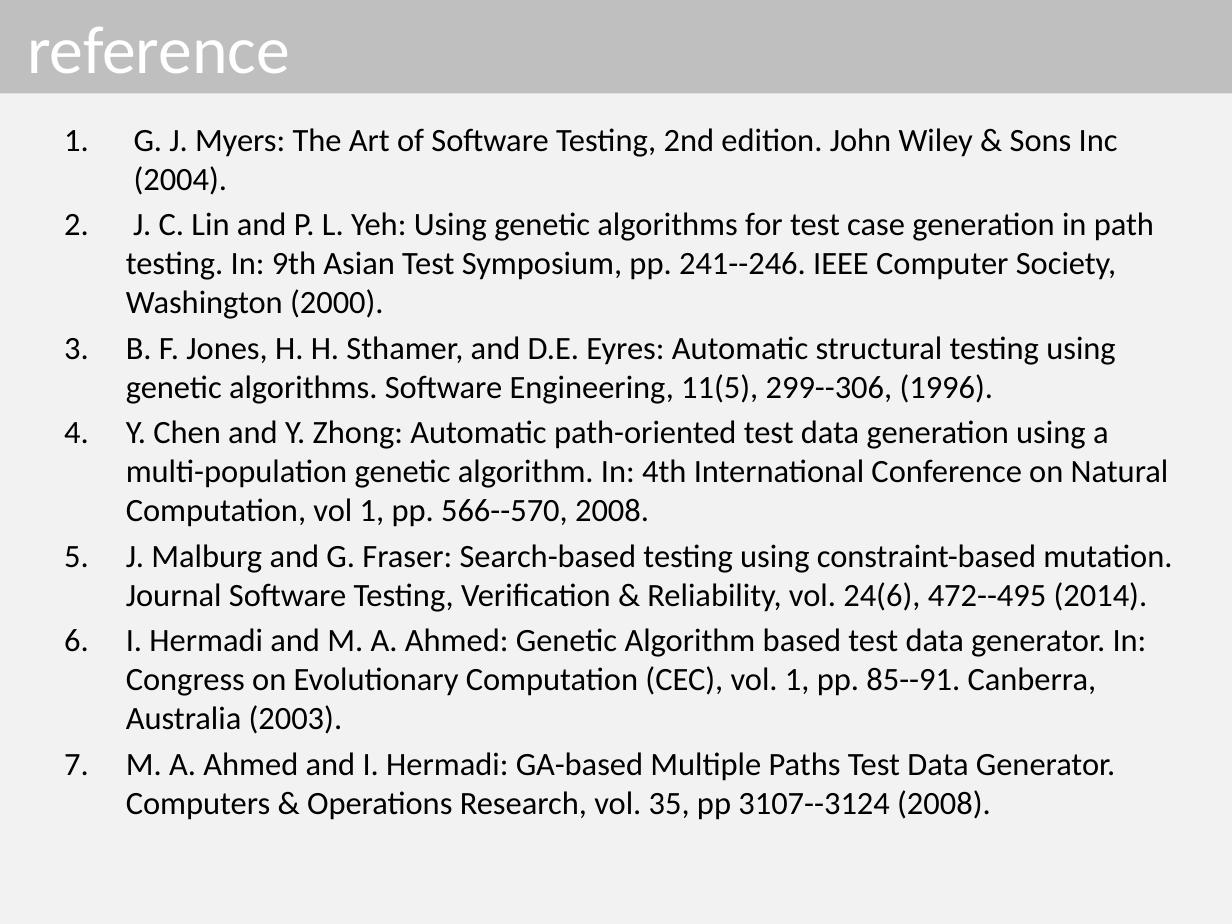
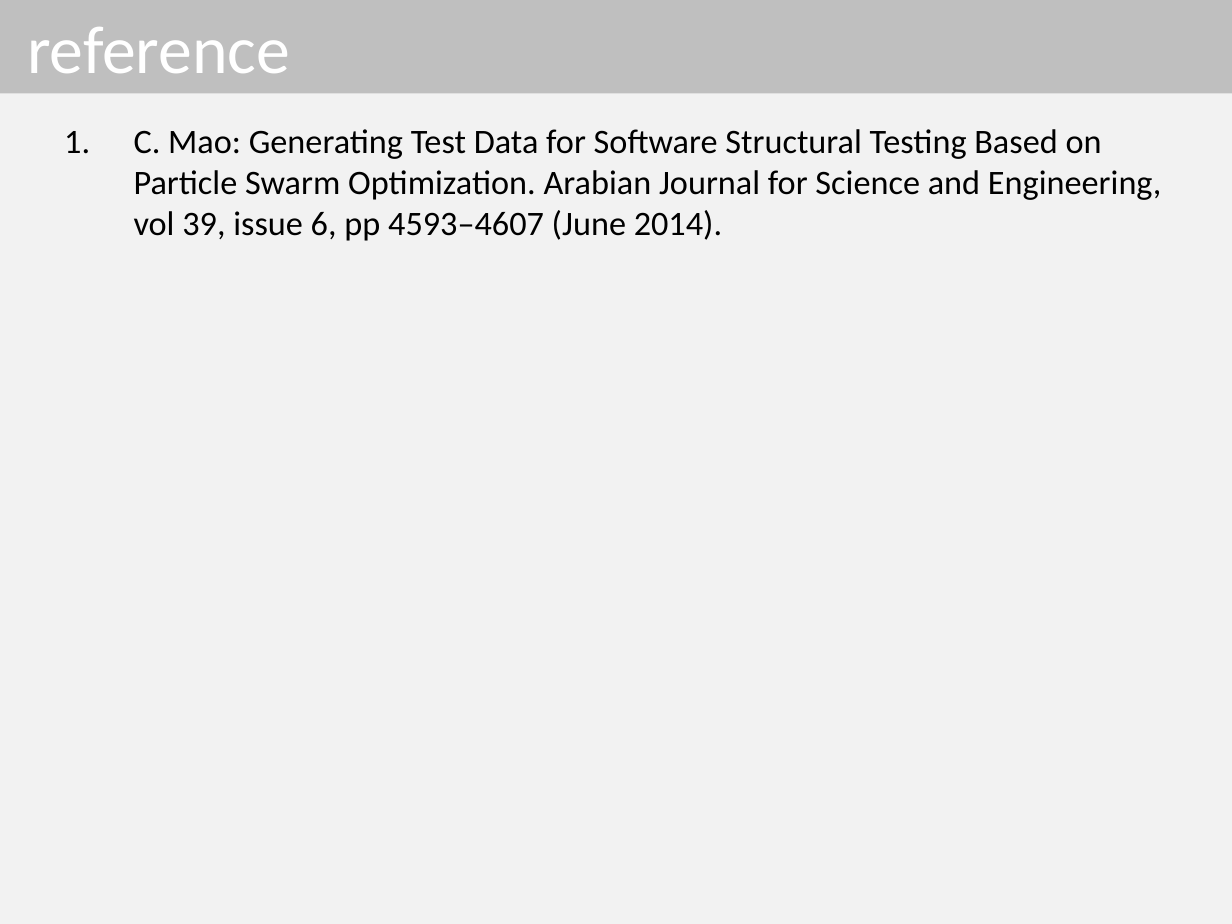
Before and after one commit to dinhngocthi/GAsource, a slide deck: slide 26 of CFT4CUnitSrc/src/report/PPSO_Presentation.pptx (slide 28 before the commit). Drawn at 1232x924 pixels with LibreOffice and Linux fonts; fonts in the diff are those of the drawing. Boxes give left, top, right and bottom in pixels: in the first picture for what was removed or moved away, otherwise in the second. Text is boxed around its words. In the diff, an @@ line names an element or a change of style, - is before the commit and + after.

```diff
--- a/CFT4CUnitSrc/src/report/PPSO_Presentation.pptx
+++ b/CFT4CUnitSrc/src/report/PPSO_Presentation.pptx
@@ text at <box>134,129,1162,241</box>: text changed; size 19 to 20 pt @@
-1. G. J. Myers: The Art of Software Testing, 2nd edition. John Wiley & Sons Inc (2004).
-2. J. C. Lin and P. L. Yeh: Using genetic algorithms for test case generation in path testing. In: 9th Asian Test Symposium, pp. 241--246. IEEE Computer Society, Washington (2000).
-3. B. F. Jones, H. H. Sthamer, and D.E. Eyres: Automatic structural testing using genetic algorithms. Software Engineering, 11(5), 299--306, (1996).
-4. Y. Chen and Y. Zhong: Automatic path-oriented test data generation using a multi-population genetic algorithm. In: 4th International Conference on Natural Computation, vol 1, pp. 566--570, 2008.
-5. J. Malburg and G. Fraser: Search-based testing using constraint-based mutation. Journal Software Testing, Verification & Reliability, vol. 24(6), 472--495 (2014).
-6. I. Hermadi and M. A. Ahmed: Genetic Algorithm based test data generator. In: Congress on Evolutionary Computation (CEC), vol. 1, pp. 85--91. Canberra, Australia (2003).
-7. M. A. Ahmed and I. Hermadi: GA-based Multiple Paths Test Data Generator. Computers & Operations Research, vol. 35, pp 3107--3124 (2008).
+1. C. Mao: Generating Test Data for Software Structural Testing Based on Particle Swarm Optimization. Arabian Journal for Science and Engineering, vol 39, issue 6, pp 4593–4607 (June 2014).
```
Also in this commit, not shown: 2 other slides changed, 2 slides added, 4 slides removed, 1 other file.
